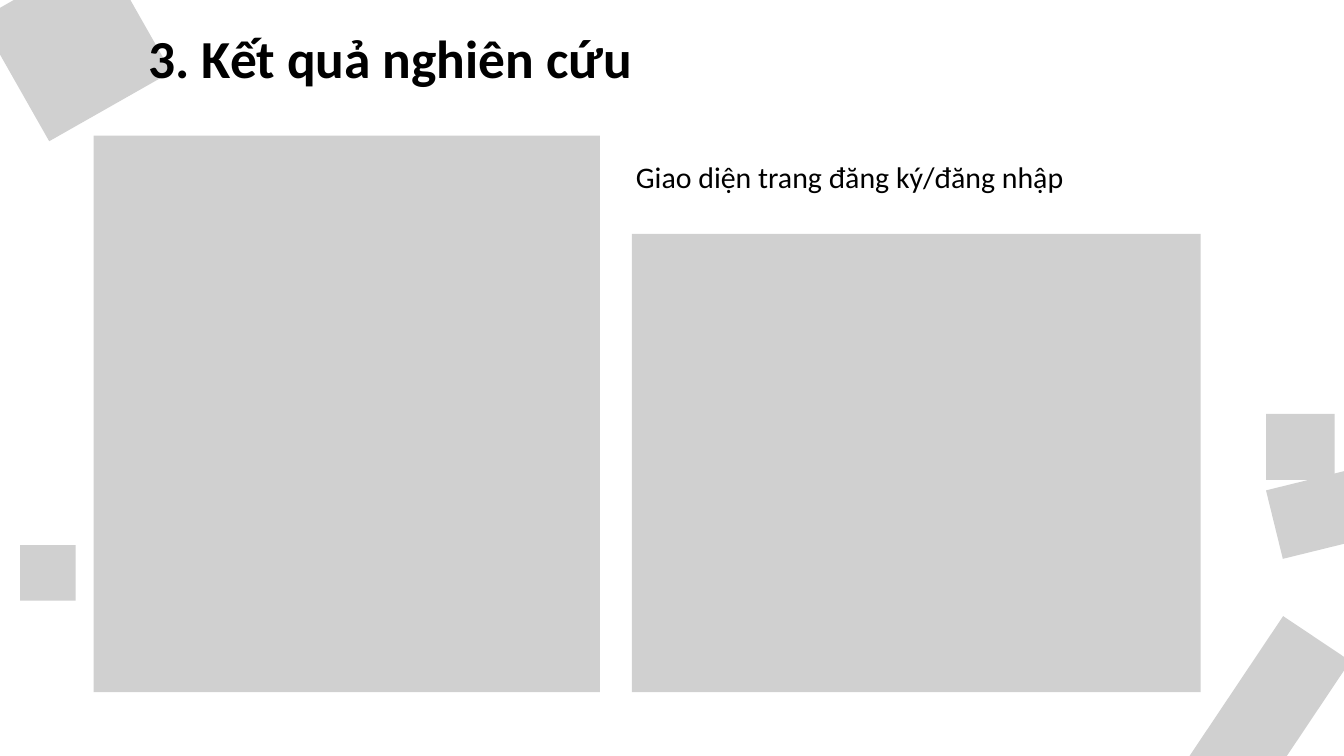
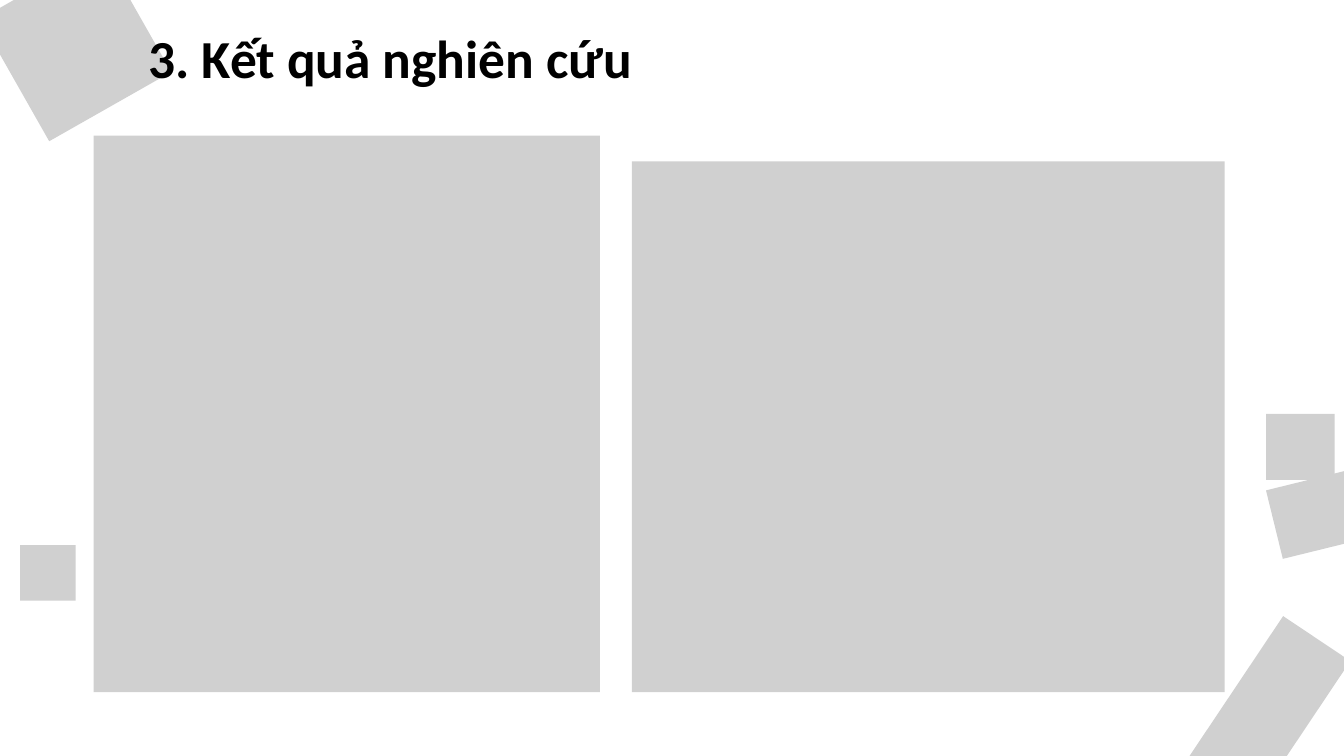
Before and after one commit to 1ThaoVy/CHUYENNGANH, a slide deck: slide 10 of word-slide-poster/slide.pptx. Drawn at 1344x756 pixels with LibreOffice and Linux fonts; fonts in the diff are those of the drawing; grey boxes stand for pictures; background and template pictures are left out. Boxes give left, top, right and bottom in pixels: in the first picture for what was removed or moved away, otherwise in the second. Text is boxed around its words. In the diff, an @@ line names an element or a change of style, - is before the commit and + after.

```diff
--- a/word-slide-poster/slide.pptx
+++ b/word-slide-poster/slide.pptx
@@ picture resized from (x1=632, y1=234, x2=1200, y2=692) to (x1=632, y1=161, x2=1224, y2=691) @@
@@ text removed at (x1=636, y1=167, x2=1063, y2=193) @@
-Giao diện trang đăng ký/đăng nhập
```
Also in this commit, not shown: 11 other slides changed, 3 slides removed, 1 other file.
